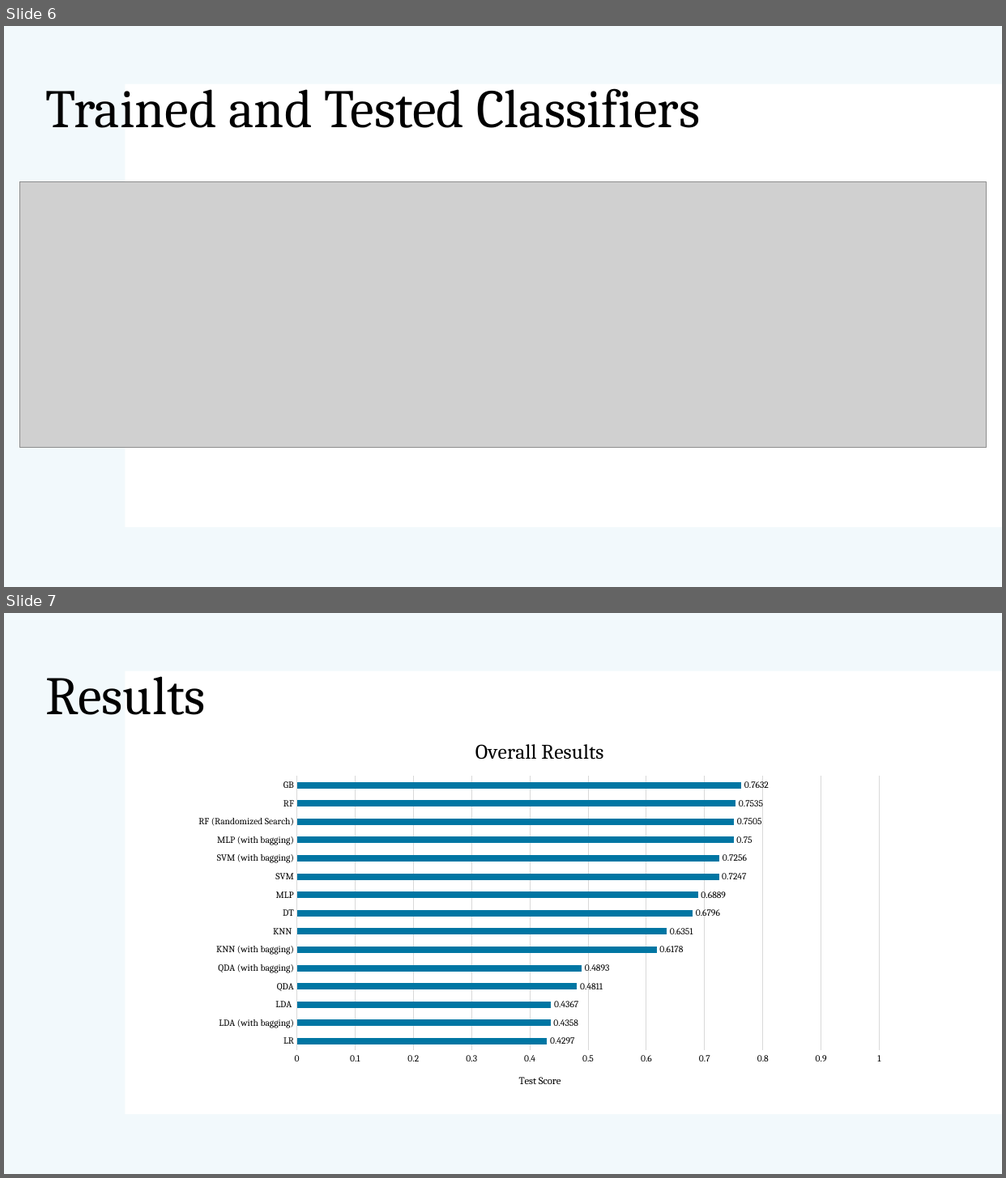
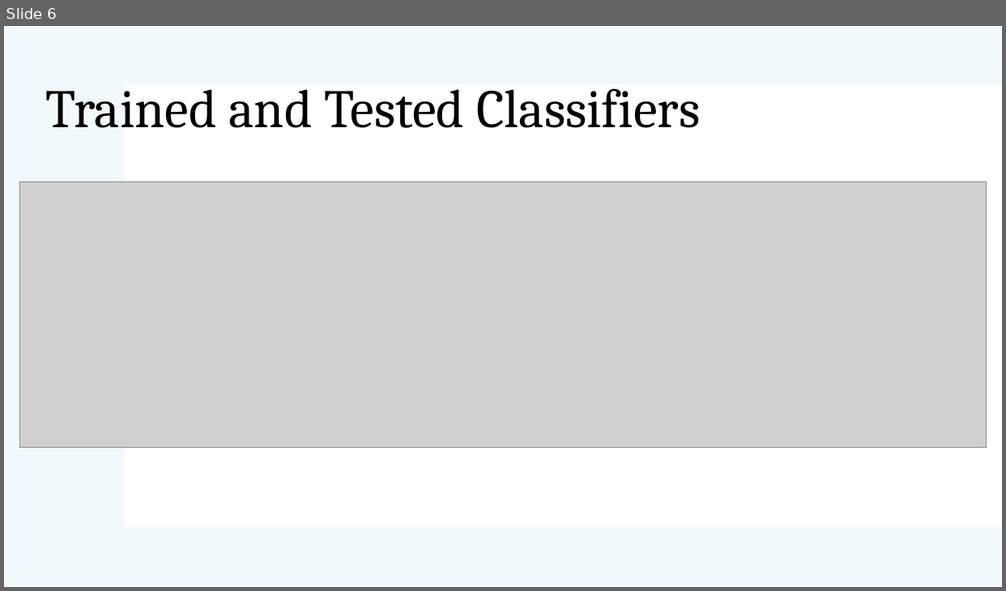
Before and after one commit to AtK42/ML_stonks_2021, a slide deck: Group2_ML_Project_Presentation.pptx. Shown one above the other, each under a label of ours: slides 6 and 7 before the commit, slide 6 after it. The pictures are 1006x1178 and 1006x591 pixels, drawn with LibreOffice and Linux fonts; fonts in the diff are those of the drawing; grey boxes stand for pictures. Boxes give left, top, right and bottom in pixels: in the first picture for what was removed or moved away, otherwise in the second. Text is boxed around its words. In the diff, an @@ line names an element or a change of style, - is before the commit and + after.

```diff
--- a/Group2_ML_Project_Presentation.pptx
+++ b/Group2_ML_Project_Presentation.pptx
@@ slide 7 removed at box(4, 613, 1002, 1174), background #FFFFFF; not listed: 2 template elements that a slide beside it also shows @@
@@ title removed at box(46, 676, 206, 715) @@
-Results
@@ bar chart removed at box(185, 726, 896, 1102) @@
-title "Overall Results "
-categories: LR, LDA (with bagging), LDA , QDA, QDA (with bagging), KNN (with bagging), KNN , DT, MLP, SVM, SVM (with bagging), MLP (with bagging), RF (Randomized Search), RF, GB
-Series 1: 0.4297, 0.4358, 0.4367, 0.4811, 0.4893, 0.6178, 0.6351, 0.6796, 0.6889, 0.7247, 0.7256, 0.75, 0.7505, 0.7535, 0.7632
```
Also in this commit, not shown: 1 slide added.
